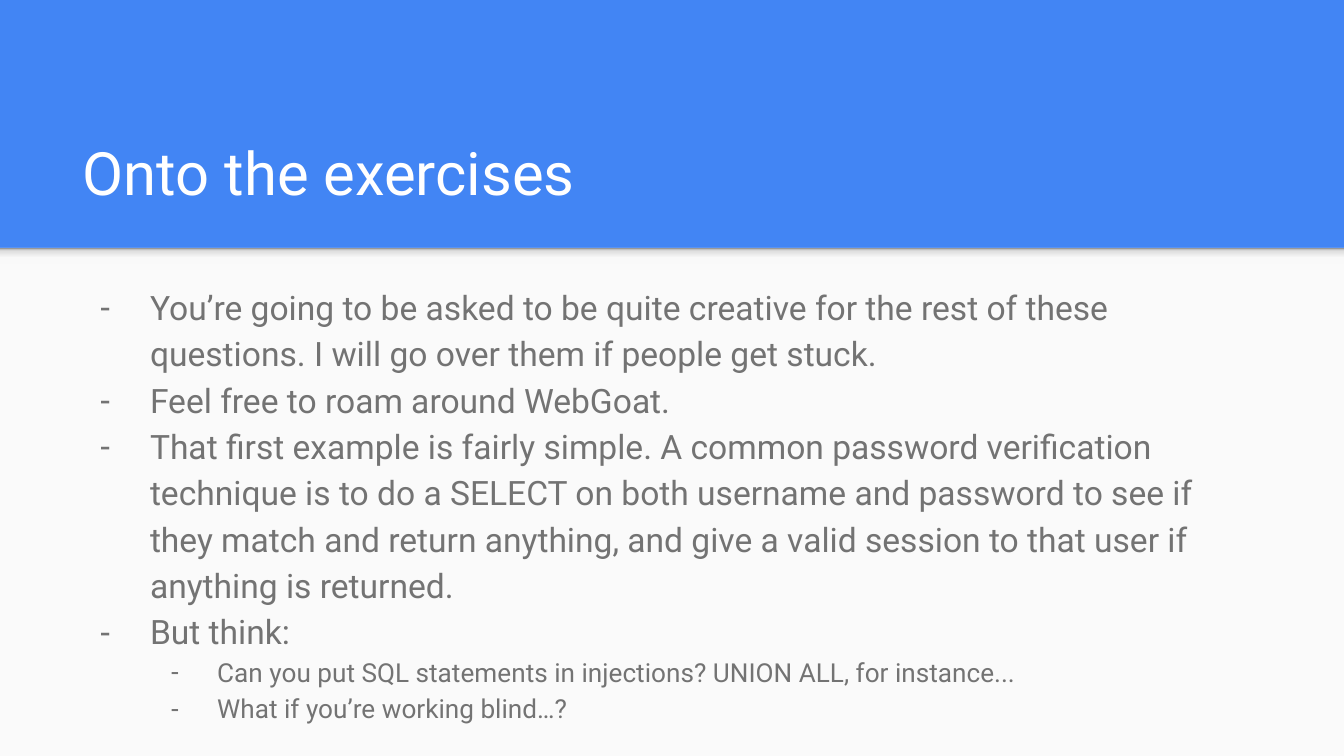
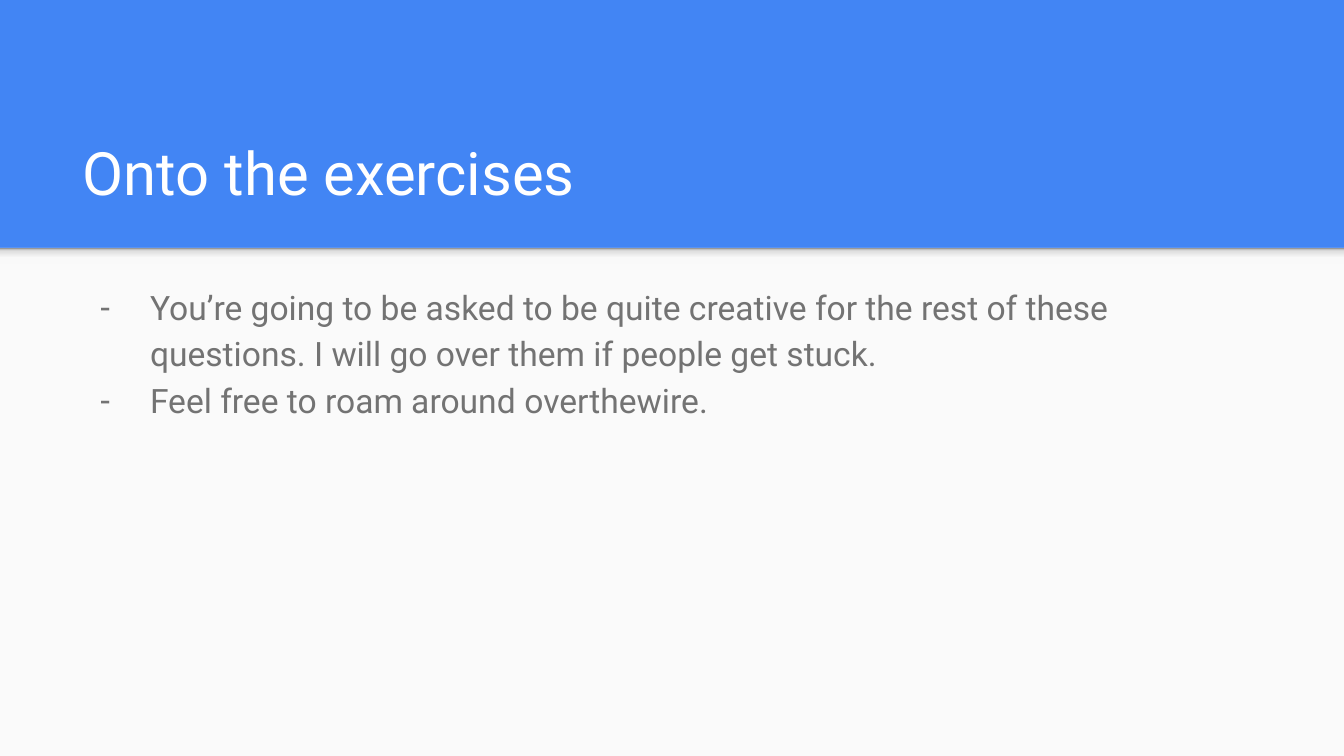
Before and after one commit to umisc/workshops, a slide deck: slide 12 of Workshop_2/Session 2 - SQL Injections.pptx. Drawn at 1344x756 pixels with LibreOffice and Linux fonts; fonts in the diff are those of the drawing. Boxes give left, top, right and bottom in pixels: in the first picture for what was removed or moved away, otherwise in the second. Text is boxed around its words. In the diff, an @@ line names an element or a change of style, - is before the commit and + after.

```diff
--- a/Workshop_2/Session 2 - SQL Injections.pptx
+++ b/Workshop_2/Session 2 - SQL Injections.pptx
@@ text at [150,387,707,414]: text changed @@
-– Feel free to roam around WebGoat.
-– That first example is fairly simple. A common password verification technique is to do a SELECT on both username and password to see if they match and return anything, and give a valid session to that user if anything is returned.
-– But think:
-  – Can you put SQL statements in injections? UNION ALL, for instance...
-  – What if you’re working blind…?
+– Feel free to roam around overthewire.
```
Also in this commit, not shown: 2 other slides changed, 1 slide added, 1 slide removed, 3 other files.
